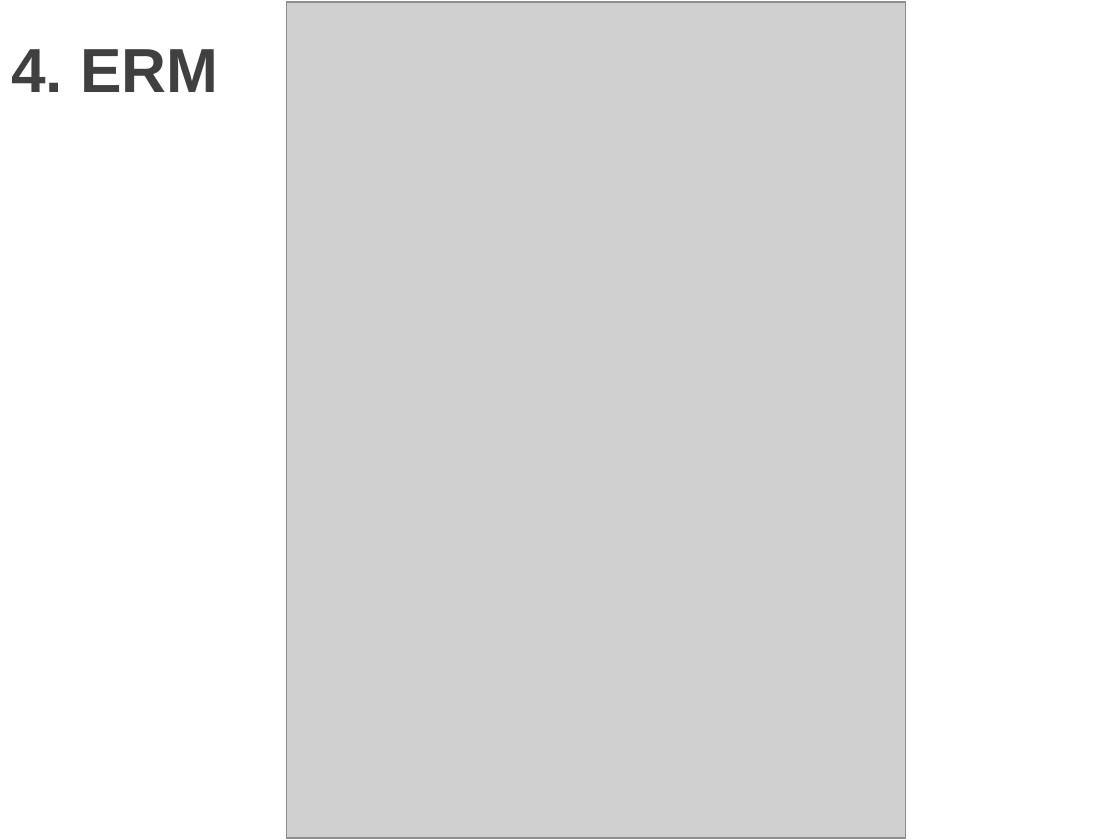
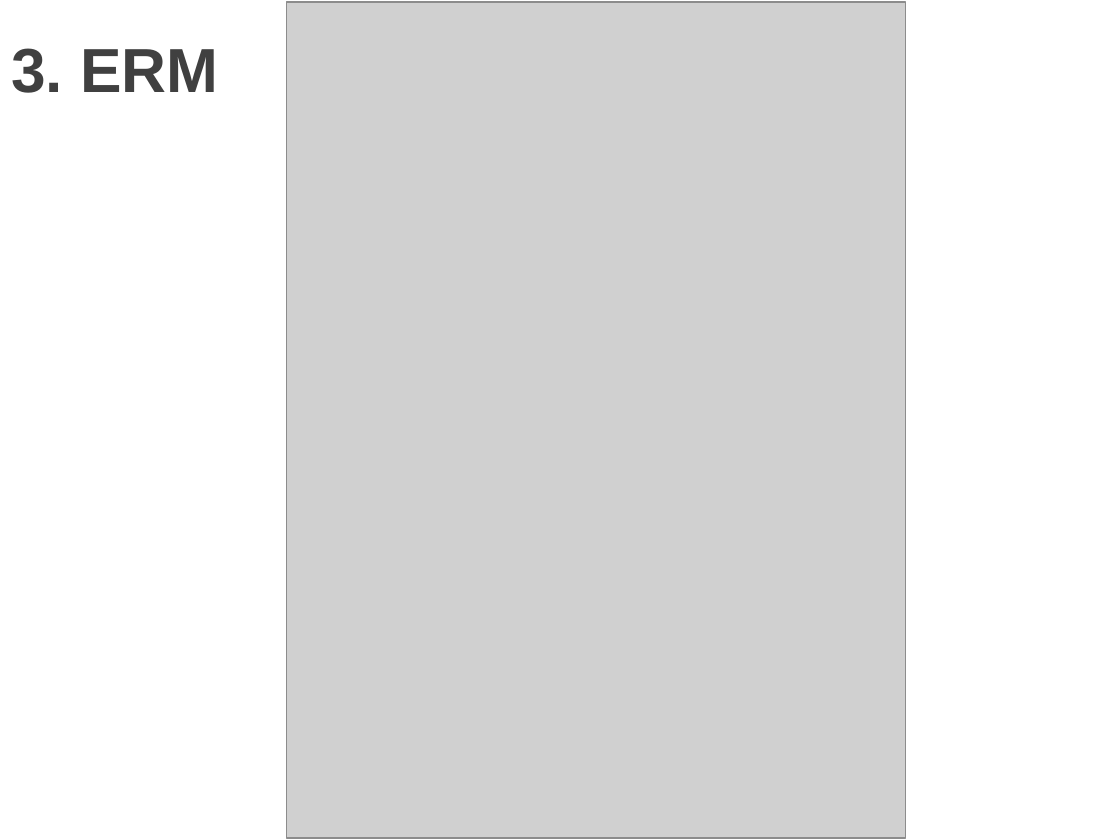
Before and after one commit to minhdat1602/2021_cnpm_group09, a slide deck: slide 23 of document_slide/slide.pptx. Drawn at 1120x840 pixels with LibreOffice and Linux fonts; fonts in the diff are those of the drawing; grey boxes stand for pictures; background and template pictures are left out. Boxes give left, top, right and bottom in pixels: in the first picture for what was removed or moved away, otherwise in the second. Text is boxed around its words. In the diff, an @@ line names an element or a change of style, - is before the commit and + after.

```diff
--- a/document_slide/slide.pptx
+++ b/document_slide/slide.pptx
@@ title at (11, 48, 218, 93): text changed @@
-4. ERM
+3. ERM
```
Also in this commit, not shown: 8 other slides changed.
